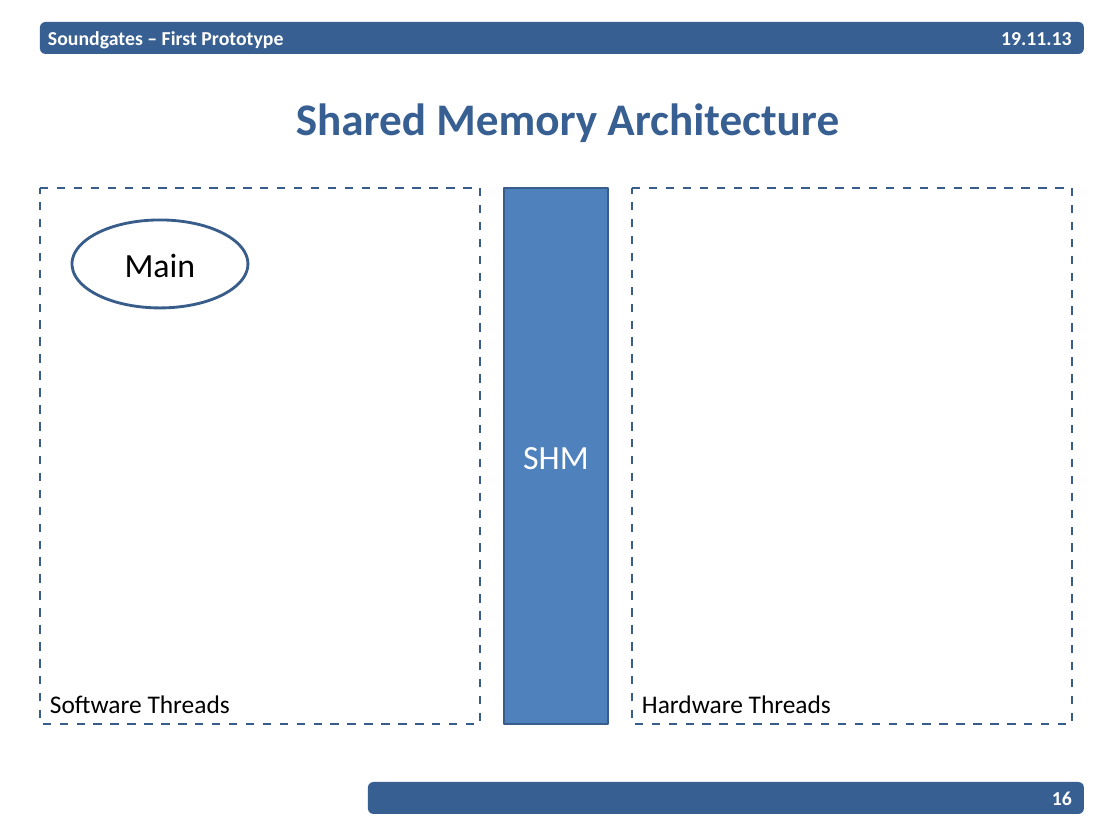
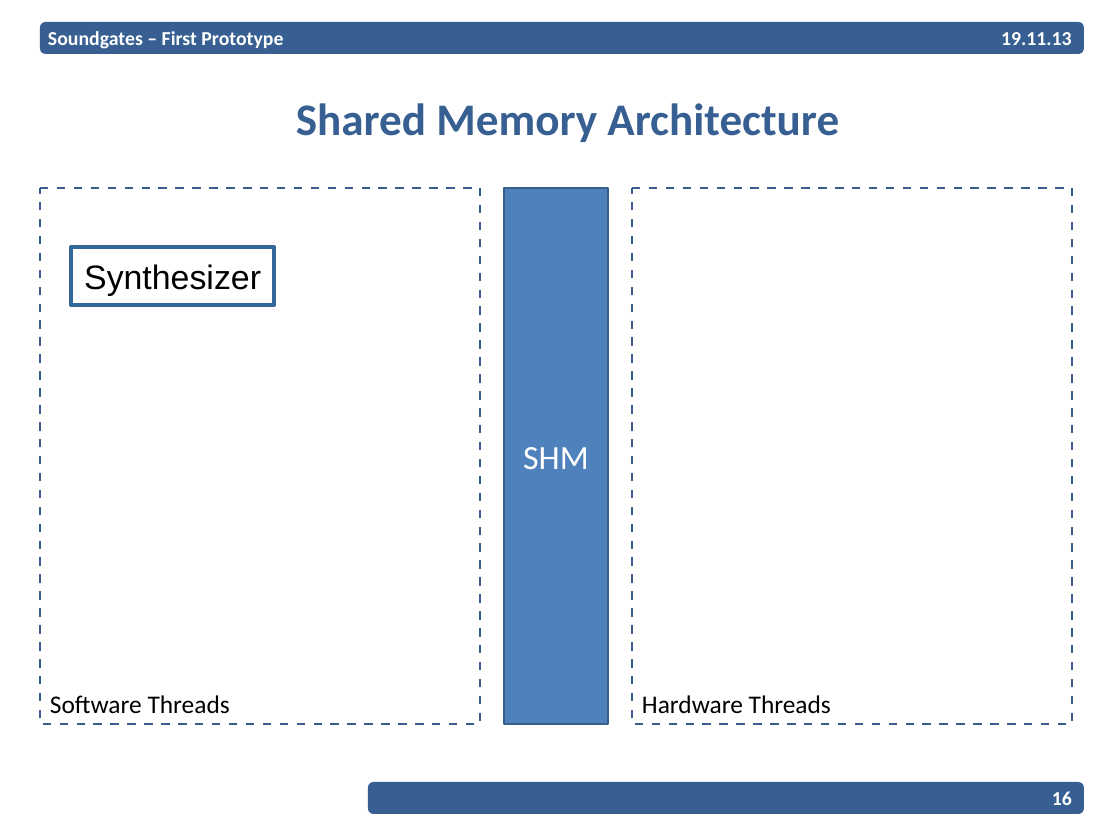
Before and after one commit to EPiCS/soundgates, a slide deck: slide 16 of documents/milestone1-2-presentation/Presentation.odp. Drawn at 1120x840 pixels with LibreOffice and Linux fonts; fonts in the diff are those of the drawing; background and template pictures are left out. Boxes give left, top, right and bottom in pixels: in the first picture for what was removed or moved away, otherwise in the second. Text is boxed around its words. In the diff, an @@ line names an element or a change of style, - is before the commit and + after.

Commit message:
changed label main to synthesizer

```diff
--- a/documents/milestone1-2-presentation/Presentation.odp
+++ b/documents/milestone1-2-presentation/Presentation.odp
@@ freeform shape removed at [72,220,248,308] @@
-Main
@@ rectangle added at [71,247,274,305], fill #FFFFFF, outline #336699 2.89 pt, 24 pt, text #000000 @@
+Synthesizer
```
Also in this commit, not shown: 4 other slides changed, 1 slide added, 1 slide removed.
